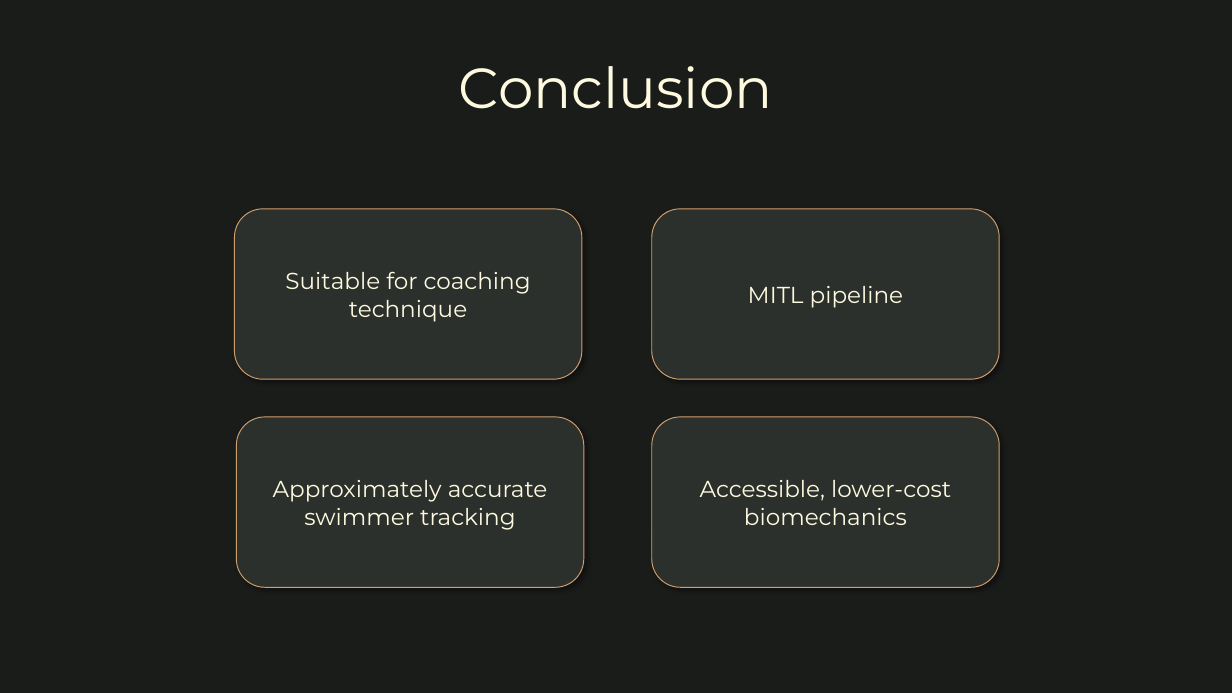
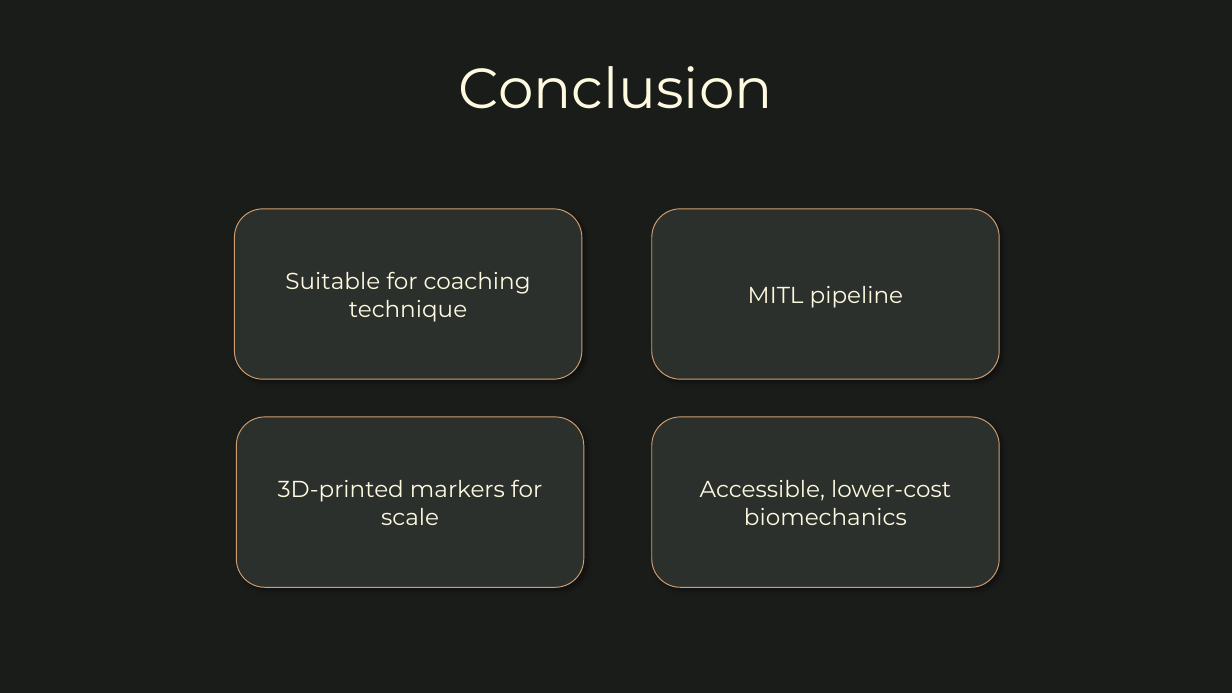
Before and after one commit to funtimezallaround/FYP, a slide deck: slide 17 of Presentation/FYP_Presentation.pptx. Drawn at 1232x693 pixels with LibreOffice and Linux fonts; fonts in the diff are those of the drawing. Boxes give left, top, right and bottom in pixels: in the first picture for what was removed or moved away, otherwise in the second. Text is boxed around its words. In the diff, an @@ line names an element or a change of style, - is before the commit and + after.

```diff
--- a/Presentation/FYP_Presentation.pptx
+++ b/Presentation/FYP_Presentation.pptx
@@ text in rounded rectangle at (278,480,542,525): text changed @@
-Approximately accurate swimmer tracking
+3D-printed markers for scale
```
Also in this commit, not shown: 10 other slides changed.
